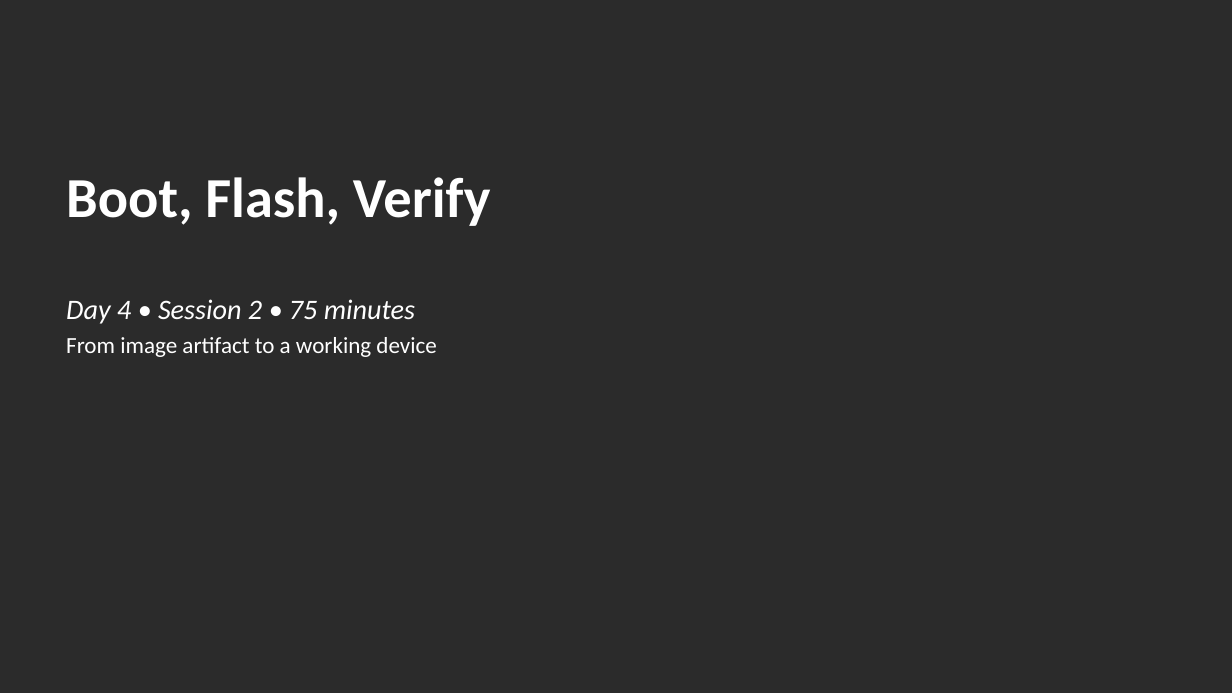
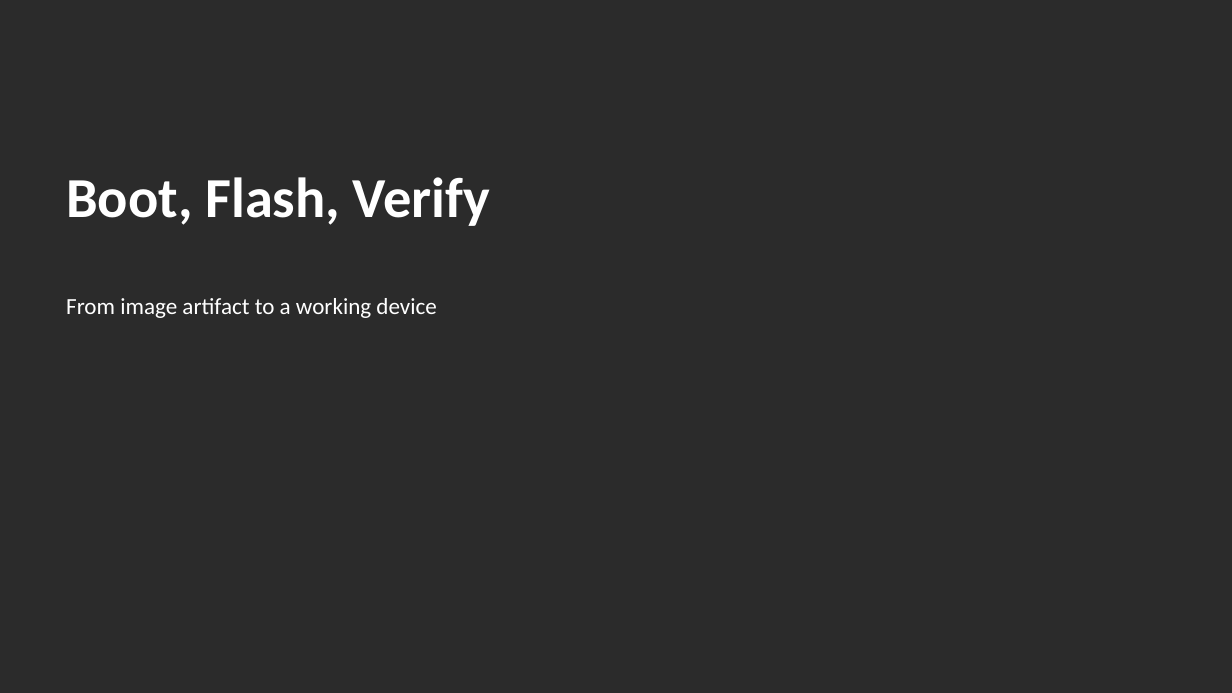
Before and after one commit to EmertxeInfoTech/Allegion-Training-Materials, a slide deck: slide 1 of yocto_training_all_session_decks/session_decks/D4S2_Boot_Flash_Verify.pptx. Drawn at 1232x693 pixels with LibreOffice and Linux fonts; fonts in the diff are those of the drawing; background and template pictures are left out; a plain dark background stands for a picture behind light text. Boxes give left, top, right and bottom in pixels: in the first picture for what was removed or moved away, otherwise in the second. Text is boxed around its words. In the diff, an @@ line names an element or a change of style, - is before the commit and + after.

```diff
--- a/yocto_training_all_session_decks/session_decks/D4S2_Boot_Flash_Verify.pptx
+++ b/yocto_training_all_session_decks/session_decks/D4S2_Boot_Flash_Verify.pptx
@@ subtitle at box(66, 299, 415, 324): paragraph removed @@
-Day 4 • Session 2 • 75 minutes
```
Also in this commit, not shown: 17 other files.
